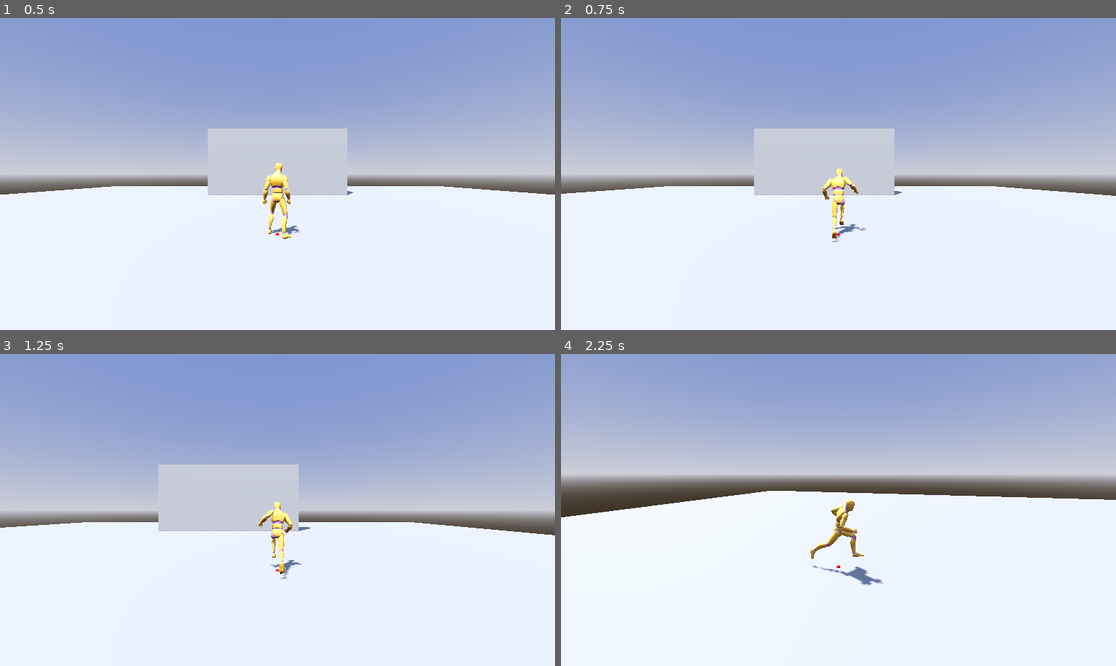
Above: before the commit, frames 1-4 (two rows, left to right).
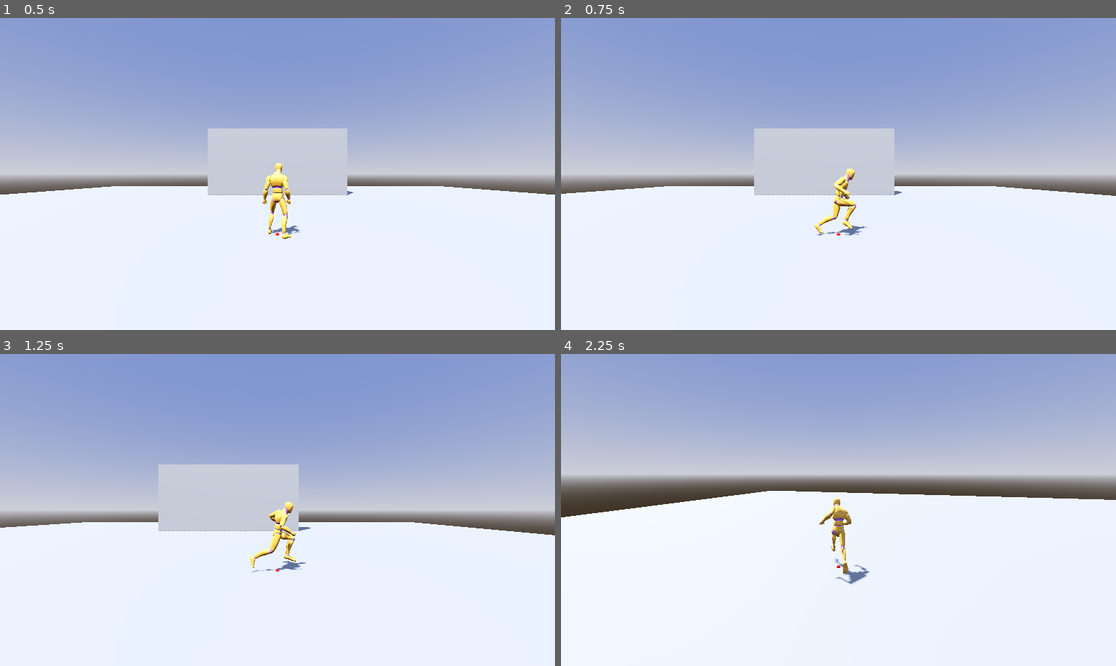
Above: after the commit, the same moments.

Repository: ArtemNik997/IKProject
Game: Godot game, scene res://scenes/levels/level.tscn
The game is run twice, just before and just after one commit, with the same random seed, the same clock (stepped at 60 frames per second) and the same inputs.
Inputs (mouse positions are in pixels of both pictures, inside the frame that each line leads up to):
- Up to frame 1 (0.5 s): no input
- Up to frame 2 (0.75 s): tap Enter at 0.5 s; move the mouse to (960, 158) at 0.52 s; press the mouse at (960, 158) at 0.53 s; hold D (move_right) from 0.53 s (still down)
- Up to frame 3 (1.25 s): keep holding D (move_right); tap Space (move_jump) at 0.77 s
- Up to frame 4 (2.25 s): move the mouse to (810, 510) at 1.27 s; release D (move_right) at 1.28 s; release the mouse at (810, 510) at 1.28 s; hold W (move_forward) from 1.28 s (still down); tap Shift (sprint) at 1.35 s; tap Space (move_jump) at 1.52 s; move the mouse to (849, 503) at 2.02 s; press the mouse at (849, 503) at 2.03 s

Frame 1 is identical in both runs. In frame 2, 0.8% of the frame differs, in the area x 45-56%, y 48-72%; in frame 3, 0.8%; in frame 4, 0.9%, in the area x 44-59%, y 46-75%.
Error before the commit: Invalid access to property or key 'jump_run' on a base object of type 'Dictionary'. (res://scenes/entities/player/model/model.gd:38)

Commit message:
Added character rotation relatively to camera

Diff:
--- a/scenes/entities/player/camera_controller.tscn
+++ b/scenes/entities/player/camera_controller/camera_controller.tscn
@@ -1,6 +1,6 @@
 [gd_scene format=3 uid="uid://bxgvob2tioxk1"]
 
-[ext_resource type="Script" uid="uid://dskp7e1extf6w" path="res://scenes/entities/player/camera_controller.gd" id="1_vt637"]
+[ext_resource type="Script" uid="uid://dskp7e1extf6w" path="res://scenes/entities/player/camera_controller/camera_controller.gd" id="1_vt637"]
 
 [sub_resource type="SphereShape3D" id="SphereShape3D_vt637"]
 
--- a/scenes/entities/player/model/model.gd
+++ b/scenes/entities/player/model/model.gd
@@ -34,6 +34,8 @@
 	pass
 
 func switch_to(next_state : String):
+	if not states.has(next_state):
+		return
 	current_state.on_exit_state()
 	current_state = states[next_state]
 	current_state.on_enter_state()
--- a/scenes/entities/player/model/states/run.gd
+++ b/scenes/entities/player/model/states/run.gd
@@ -21,5 +21,7 @@
 		delta,
 		SPEED
 	)
+	player.rotation_controller.mode = "move"
+	player.rotation_controller.update(direction, delta)
 
 	player.move_and_slide()
--- a/scenes/entities/player/player.gd
+++ b/scenes/entities/player/player.gd
@@ -5,6 +5,7 @@
 @onready var input_gatherer : InputGatherer = $Input
 @onready var model : PlayerModel = $Model
 @onready var visuals : Node3D = $Visuals
+@onready var rotation_controller: RotationController = $RotationController
 
 @export var jump_speed := 4.0
 @export var base_speed := 4.0
--- a/scenes/entities/player/player.tscn
+++ b/scenes/entities/player/player.tscn
@@ -1,9 +1,10 @@
 [gd_scene format=3 uid="uid://6kqy80gkwyjl"]
 
 [ext_resource type="Script" uid="uid://debmpm054nddi" path="res://scenes/entities/player/player.gd" id="1_1hmtu"]
-[ext_resource type="PackedScene" uid="uid://bxgvob2tioxk1" path="res://scenes/entities/player/camera_controller.tscn" id="2_635qg"]
+[ext_resource type="PackedScene" uid="uid://bxgvob2tioxk1" path="res://scenes/entities/player/camera_controller/camera_controller.tscn" id="2_635qg"]
 [ext_resource type="PackedScene" uid="uid://c1t2lberop5f5" path="res://scenes/entities/player/visuals/visuals.res" id="2_ovg4i"]
 [ext_resource type="PackedScene" uid="uid://cdklddtlowcnw" path="res://scenes/entities/player/model/player_model.tscn" id="4_bj7e2"]
+[ext_resource type="Script" uid="uid://2myvvvkbk078" path="res://scenes/entities/player/rotation_controller/rotation_controller.gd" id="6_8akj5"]
 [ext_resource type="Script" uid="uid://bs8jphfhn1sjg" path="res://scenes/entities/player/input_gatherer.gd" id="8_1murt"]
 
 [sub_resource type="CapsuleShape3D" id="CapsuleShape3D_yel1f"]
@@ -27,3 +28,7 @@
 
 [node name="Input" type="Node" parent="." unique_id=1857562352]
 script = ExtResource("8_1murt")
+
+[node name="RotationController" type="Node" parent="." unique_id=133974731 node_paths=PackedStringArray("player")]
+script = ExtResource("6_8akj5")
+player = NodePath("..")
--- /dev/null
+++ b/scenes/entities/player/rotation_controller/rotation_controller.gd
@@ -0,0 +1,27 @@
+extends Node
+class_name RotationController
+
+@export var player : CharacterBody3D
+
+var rotation_speed := 10.0
+var mode := "move" # move / aim / lock_on
+
+func update(direction: Vector3, delta: float):
+	match mode:
+		"move":
+			if direction != Vector3.ZERO:
+				_rotate_towards(direction, delta)
+
+		"aim":
+			var forward = -player.camera.global_transform.basis.z
+			forward.y = 0
+			forward = forward.normalized()
+			_rotate_towards(forward, delta)
+
+func _rotate_towards(direction: Vector3, delta: float):
+	var target_angle = atan2(direction.x, direction.z)
+	player.visuals.rotation.y = lerp_angle(
+		player.visuals.rotation.y,
+		target_angle,
+		rotation_speed * delta
+	)
Renamed: scenes/entities/player/camera_controller.gd -> scenes/entities/player/camera_controller/camera_controller.gd
Renamed: scenes/entities/player/camera_controller.gd.uid -> scenes/entities/player/camera_controller/camera_controller.gd.uid
Not shown, added: scenes/entities/player/rotation_controller/rotation_controller.gd.uid
